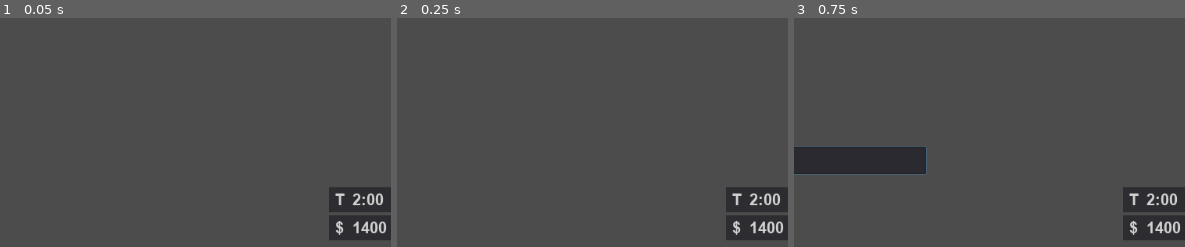
Above: before the commit, frames 1-3 (left to right).
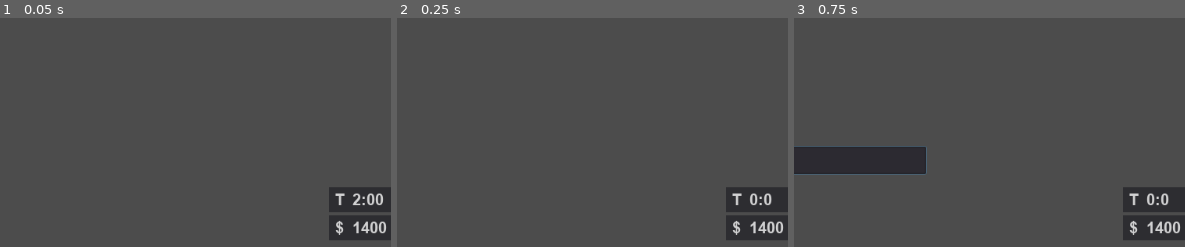
Above: after the commit, the same moments.

Repository: hakanrw/fireware
Game: Godot game, scene res://main.tscn
The game is run twice, just before and just after one commit, with the same random seed, the same clock (stepped at 60 frames per second) and the same inputs. This scene is started directly instead of the project's main scene. The engine's default icon, where the game draws it, is replaced by a stand-in: a white triangle on a blue panel in a dark square.
Inputs (mouse positions are % of the whole screen's width and height, from its top left):
- Up to frame 1 (0.05 s): no input
- Up to frame 2 (0.25 s): no input
- Up to frame 3 (0.75 s): tap Enter at 0.5 s; move the mouse to (73, 45) at 0.52 s; hold Right (ui_right) from 0.53 s (still down); tap T (chat) at 0.6 s; click (73, 45) at 0.67 s
The pictures show only the part of the screen within x 24-74%, y 50-100%; the shares and areas given below are measured in that part.

Frame 1 is identical in both runs. In frame 2, 0.1% of the frame differs, in the area x 90-98%, y 76-82%; in frame 3, 0.1%.

Commit message:
implement hud timer and fix a shop bug

Diff:
--- a/network/shop_controller.gd
+++ b/network/shop_controller.gd
@@ -70,6 +70,8 @@
 	if player.weapons[item.type] != -1:
 		player.network_player.rpc("throw_weapon", player.weapons[item.type], true)
 
+	var new_money = player.money - item.price
+
 	player.get_node("NetworkedPlayer").rpc("equip_weapon", weapon_id, true)
-	player.get_node("NetworkedPlayer").rpc_id(1, "set_money", player.money - item.price)
-	player.get_node("NetworkedPlayer").rpc_id(int(player.name), "set_money", player.money - item.price)
+	player.get_node("NetworkedPlayer").rpc_id(1, "set_money", new_money)
+	player.get_node("NetworkedPlayer").rpc_id(int(player.name), "set_money", new_money)
--- a/ui/hud/hud.gd
+++ b/ui/hud/hud.gd
@@ -29,11 +29,20 @@
 
 var current_page = ""
 
+var t_delta = 0
+
 func _ready():
 	if Utils.is_server():
 		hbd.hide()
 		uname.text = "server"
 	Utils.connect("level_changed", self, "_on_level_change")
+
+func _process(delta):
+	t_delta += delta
+
+	if t_delta > 0.2:
+		set_time(Utils.get_round_controller().timer.time_left)
+		t_delta = 0
 
 func _on_level_change(level_name):
 	level.text = level_name
@@ -131,3 +140,6 @@
 		mag_manel.visible = true
 		ammo_panel.text = str(weapon_info["ammo"])
 		mag_manel.text = str(weapon_info["mag"])
+
+func set_time(seconds_remaining: int):
+	time_label.text = str(int(seconds_remaining) / 60) + ":" + str(int(seconds_remaining) % 60)
